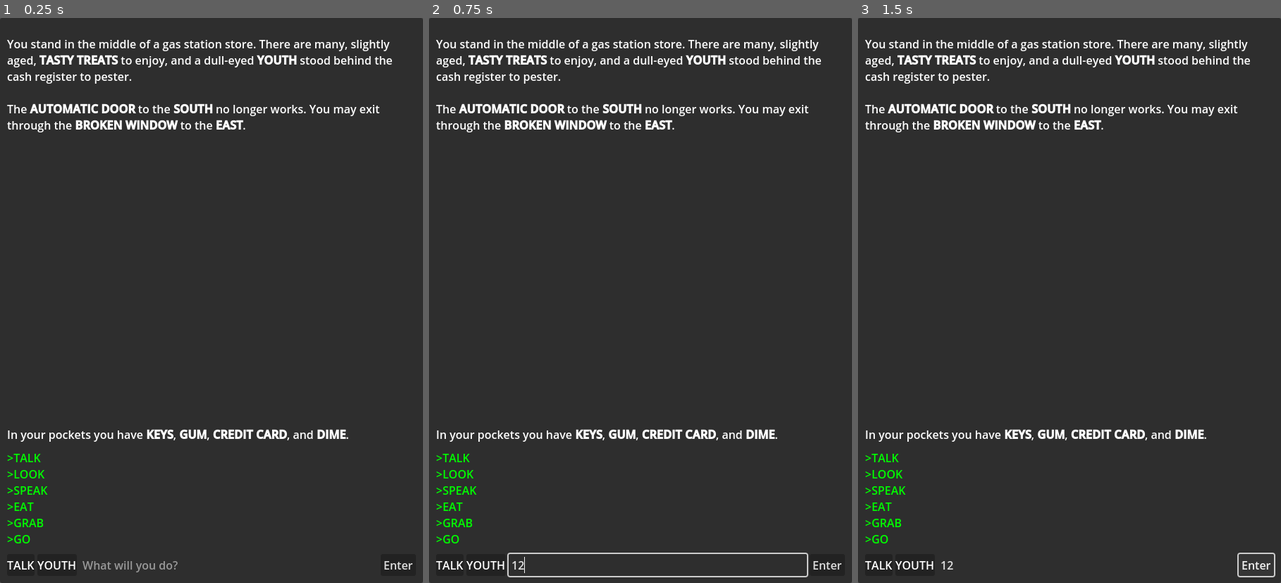
Above: before the commit, frames 1-3 (left to right).
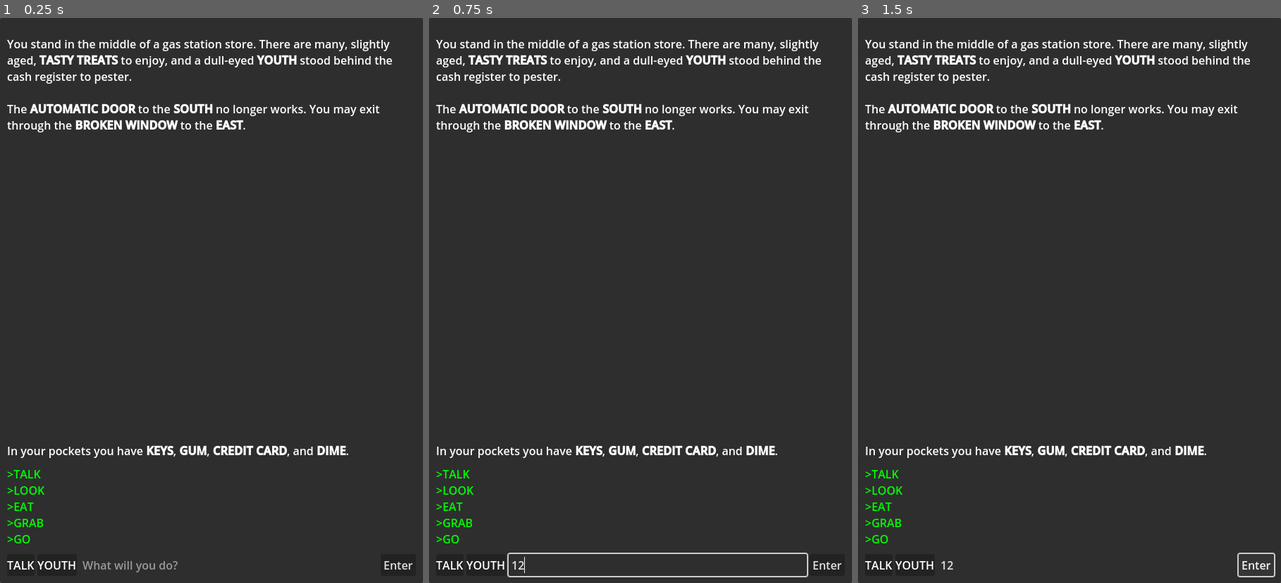
Above: after the commit, the same moments.

Repository: SashaMkrv/godot-4.2.1-text-adventure
Game: Godot game, scene res://Scenes/Core.tscn
Two runs of this game, one before a commit and one after it. Both use one fixed random seed, a clock stepped at 60 frames per second and the inputs below.
Inputs (mouse positions are in pixels of both pictures, inside the frame that each line leads up to):
- Up to frame 1 (0.25 s): no input
- Up to frame 2 (0.75 s): click (657, 566) at 0.52 s; type "12" at 0.6 s
- Up to frame 3 (1.5 s): click "Enter" at 1.25 s

The runs differ from the first frame. In frame 1, 1.6% of the frame differs, in the area x 1-83%, y 72-85%; in frame 2, 1.6%; in frame 3, 1.6%.

Commit message:
hook up core scene's components

Diff:
--- a/Scenes/Core.tscn
+++ b/Scenes/Core.tscn
@@ -1,16 +1,21 @@
-[gd_scene load_steps=4 format=3 uid="uid://beimnx40cpxtj"]
+[gd_scene load_steps=6 format=3 uid="uid://beimnx40cpxtj"]
 
 [ext_resource type="Texture2D" uid="uid://c7ijdh2gc3qkl" path="res://Assets/gas-station.png" id="1_hj5o7"]
-[ext_resource type="Script" path="res://Scripts/TextHandlers/TransformText.gd" id="2_o366n"]
-[ext_resource type="Script" path="res://Scripts/TextHandlers/TokenizeInput.gd" id="3_0o6sd"]
+[ext_resource type="Script" path="res://Scripts/TopLevel/TextDirector.gd" id="1_l7lms"]
+[ext_resource type="PackedScene" uid="uid://b8lpq5o0ugk0n" path="res://Scenes/FunctionalNodes/transform_text.tscn" id="2_78lfu"]
+[ext_resource type="PackedScene" uid="uid://b0r3xqm8qh2nw" path="res://Scenes/FunctionalNodes/tokenize_input.tscn" id="3_p303p"]
+[ext_resource type="PackedScene" uid="uid://j54nldhfh0rg" path="res://Scenes/FunctionalNodes/game_coordinator.tscn" id="4_7un3v"]
 
-[node name="Control" type="Control"]
+[node name="Control" type="Control" node_paths=PackedStringArray("enterHere", "descriptionHere")]
 layout_mode = 3
 anchors_preset = 15
 anchor_right = 1.0
 anchor_bottom = 1.0
 grow_horizontal = 2
 grow_vertical = 2
+script = ExtResource("1_l7lms")
+enterHere = NodePath("PanelContainer/MarginContainer/VBoxContainer/HBoxContainer/LineEdit")
+descriptionHere = NodePath("PanelContainer/MarginContainer/VBoxContainer/DescriptionLabel")
 
 [node name="PanelContainer" type="PanelContainer" parent="."]
 layout_mode = 1
@@ -57,7 +62,6 @@
 bbcode_enabled = true
 text = "[color=green]>TALK[/color]
 [color=green]>LOOK[/color]
-[color=green]>SPEAK[/color]
 [color=green]>EAT[/color]
 [color=green]>GRAB[/color]
 [color=green]>GO[/color]"
@@ -93,8 +97,8 @@
 layout_mode = 2
 text = "Enter"
 
-[node name="TransformText" type="Node" parent="."]
-script = ExtResource("2_o366n")
+[node name="TransformText" parent="." instance=ExtResource("2_78lfu")]
 
-[node name="TokenizeInput" type="Node" parent="."]
-script = ExtResource("3_0o6sd")
+[node name="GameCoordinator" parent="." instance=ExtResource("4_7un3v")]
+
+[node name="TokenizeInput" parent="." instance=ExtResource("3_p303p")]
